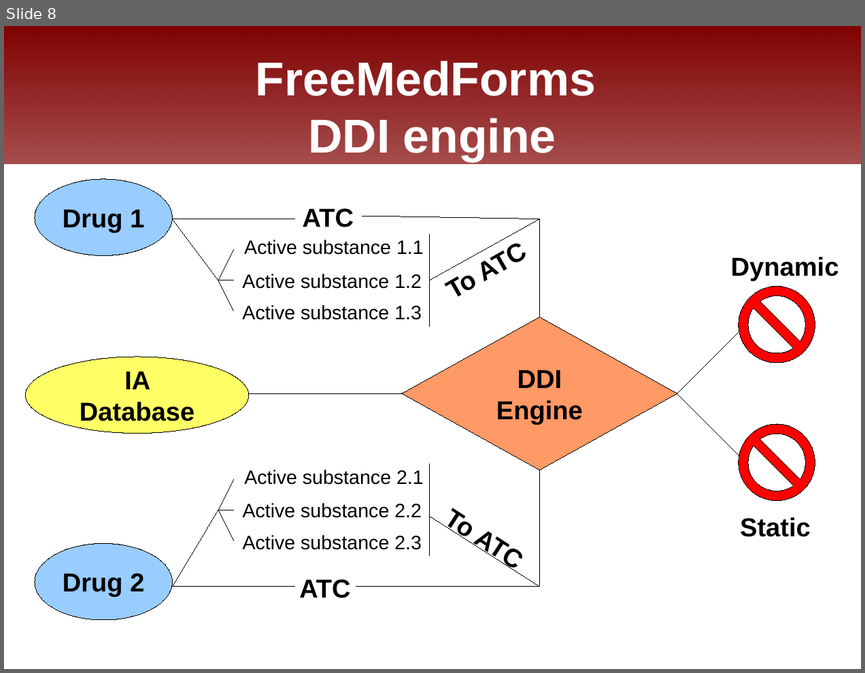
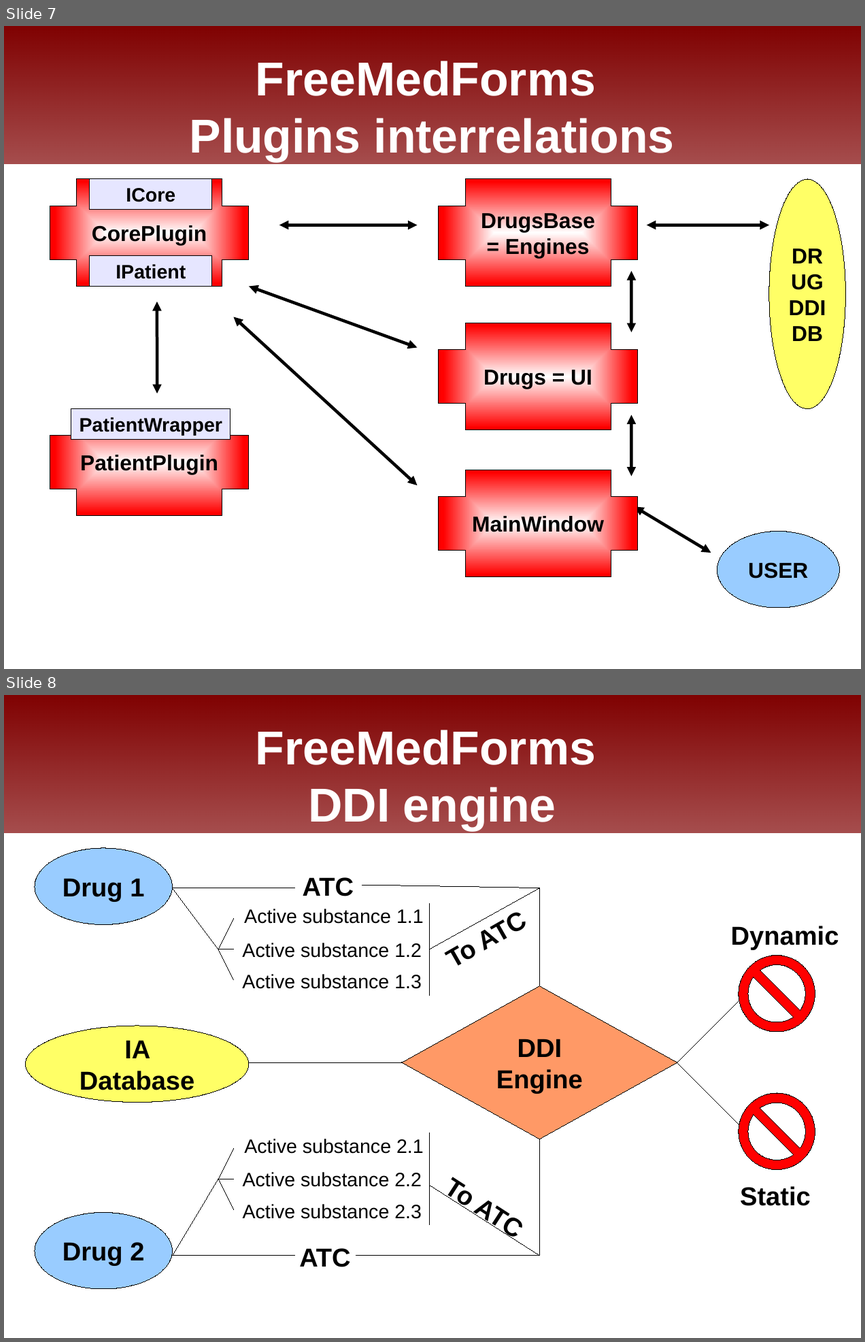
Before and after one commit to FreeHealth/freehealth, a slide deck: science/freemedforms_fosdem2011.odp. Shown one above the other, each under a label of ours: slide 8 before the commit, slides 7 and 8 after it. The pictures are 865x673 and 865x1342 pixels, drawn with LibreOffice and Linux fonts; fonts in the diff are those of the drawing; background and template pictures are left out. Boxes give left, top, right and bottom in pixels: in the first picture for what was removed or moved away, otherwise in the second. Text is boxed around its words. In the diff, an @@ line names an element or a change of style, - is before the commit and + after.

```diff
--- a/science/freemedforms_fosdem2011.odp
+++ b/science/freemedforms_fosdem2011.odp
@@ slide 7 added at (4,26,861,669), background #FFFFFF; not listed: 1 template element that a slide beside it also shows @@
@@ title added at (190,61,674,161), 44 pt, text #FFFFFF, bold @@
+FreeMedForms
+Plugins interrelations
@@ plus added at (50,179,249,286), fill gradient #FFFFFF to #FF0000, outline #000000 0 pt, 20 pt, text #000000, bold @@
+CorePlugin
@@ rectangle added at (90,179,211,210), fill #E6E6FF, outline #000000 0 pt, 18 pt, text #000000, bold @@
+ICore
@@ plus added at (439,179,638,286), fill gradient #FFFFFF to #FF0000, outline #000000 0 pt, 20 pt, text #000000, bold @@
+DrugsBase
+= Engines
@@ ellipse added at (769,179,845,409), fill #FFFF66, outline #000000 0 pt, 20 pt, text #000000, bold @@
+DRUG
+DDI
+DB
@@ double arrow added from (279, 225) to (417, 225), #000000 2.83 pt @@
@@ double arrow added from (647, 225) to (769, 225), #000000 2.83 pt @@
@@ rectangle added at (90,255,211,286), fill #E6E6FF, outline #000000 0 pt, 18 pt, text #000000, bold @@
+IPatient
@@ double arrow added from (249, 286) to (417, 347), #000000 2.83 pt @@
@@ double arrow added from (632, 271) to (632, 332), #000000 2.83 pt @@
@@ double arrow added from (157, 301) to (157, 393), #000000 2.83 pt @@
@@ double arrow added from (233, 317) to (417, 486), #000000 2.83 pt @@
@@ plus added at (439,323,638,431), fill gradient #FFFFFF to #FF0000, outline #000000 0 pt, 20 pt, text #000000, bold @@
+Drugs = UI
@@ plus added at (50,409,249,516), fill gradient #FFFFFF to #FF0000, outline #000000 0 pt, 20 pt, text #000000, bold @@
+PatientPlugin
@@ rectangle added at (71,409,231,439), fill #E6E6FF, outline #000000 0 pt, 18 pt, text #000000, bold @@
+PatientWrapper
@@ double arrow added from (632, 415) to (632, 476), #000000 2.83 pt @@
@@ plus added at (439,470,638,577), fill gradient #FFFFFF to #FF0000, outline #000000 0 pt, 20 pt, text #000000, bold @@
+MainWindow
@@ double arrow added from (634, 507) to (711, 552), #000000 2.83 pt @@
@@ ellipse added at (717,531,839,607), fill #99CCFF, outline #000000 0 pt, 20 pt, text #000000, bold @@
+USER
```
Also in this commit, not shown: 4 slides changed, 3 other slides added, 4 slides removed.
